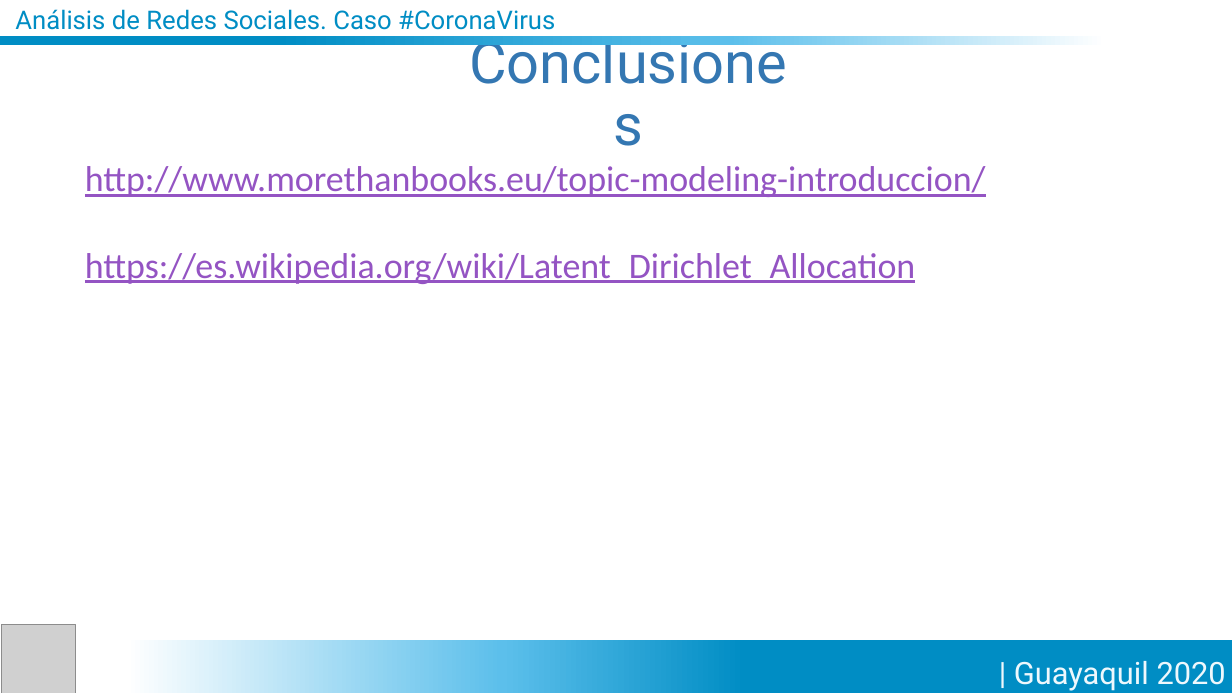
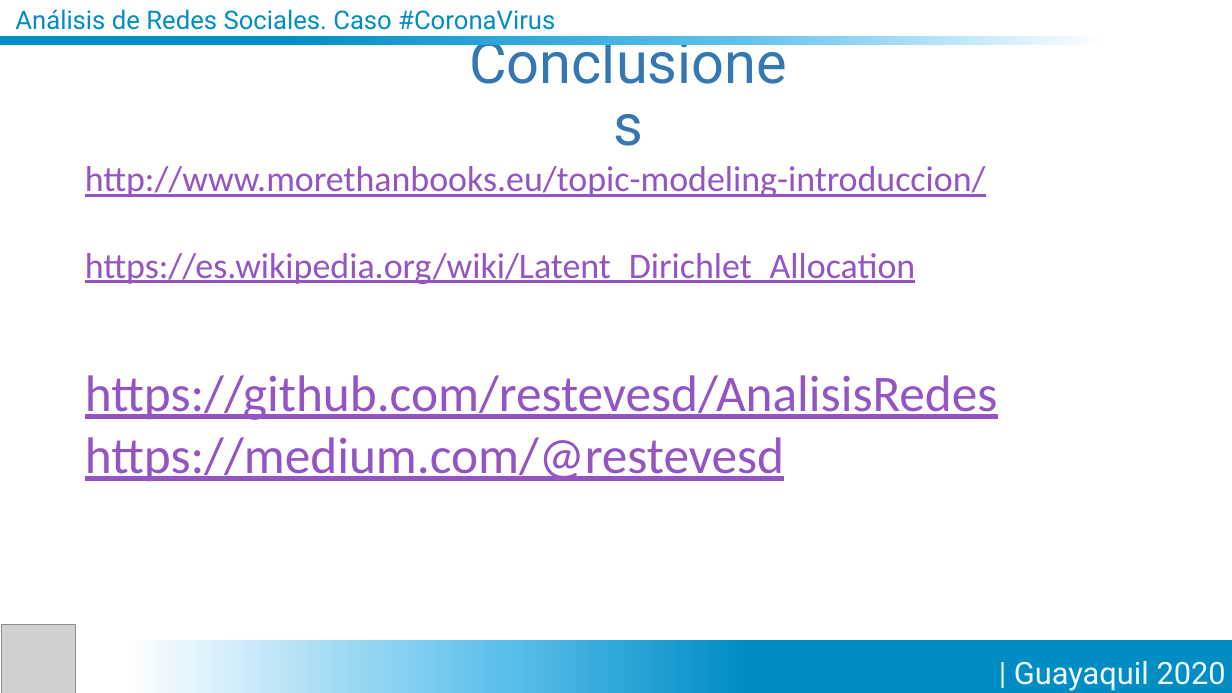
Before and after one commit to restevesd/AnalisisRedes, a slide deck: slide 46 of AnalisisRedesSociales.pptx (slide 43 before the commit). Drawn at 1232x693 pixels with LibreOffice and Linux fonts; fonts in the diff are those of the drawing; grey boxes stand for pictures. Boxes give left, top, right and bottom in pixels: in the first picture for what was removed or moved away, otherwise in the second. Text is boxed around its words. In the diff, an @@ line names an element or a change of style, - is before the commit and + after.

```diff
--- a/AnalisisRedesSociales.pptx
+++ b/AnalisisRedesSociales.pptx
@@ text added at [85, 375, 998, 482], 40 pt, text #9454C3, underline @@
+https://github.com/restevesd/AnalisisRedes
+https://medium.com/@restevesd
```
Also in this commit, not shown: 1 other slide changed, 3 slides added, 2 other files.
